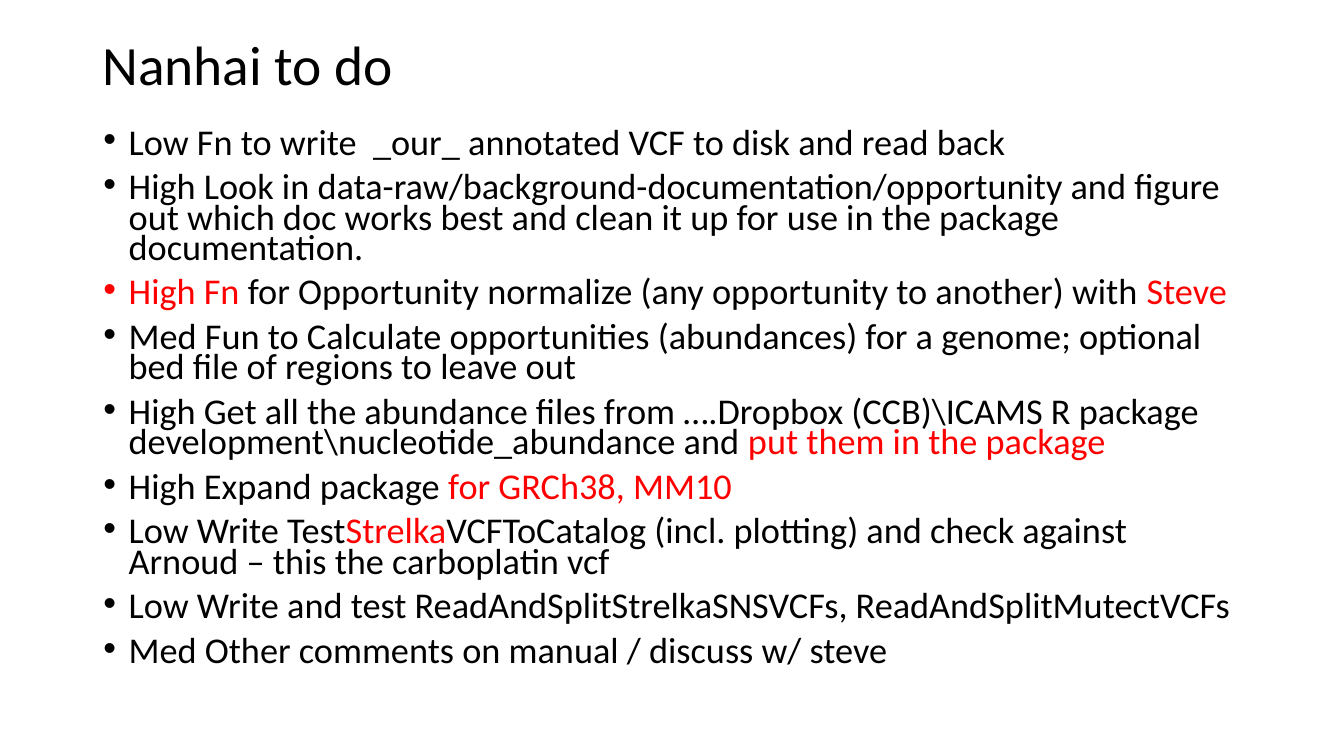
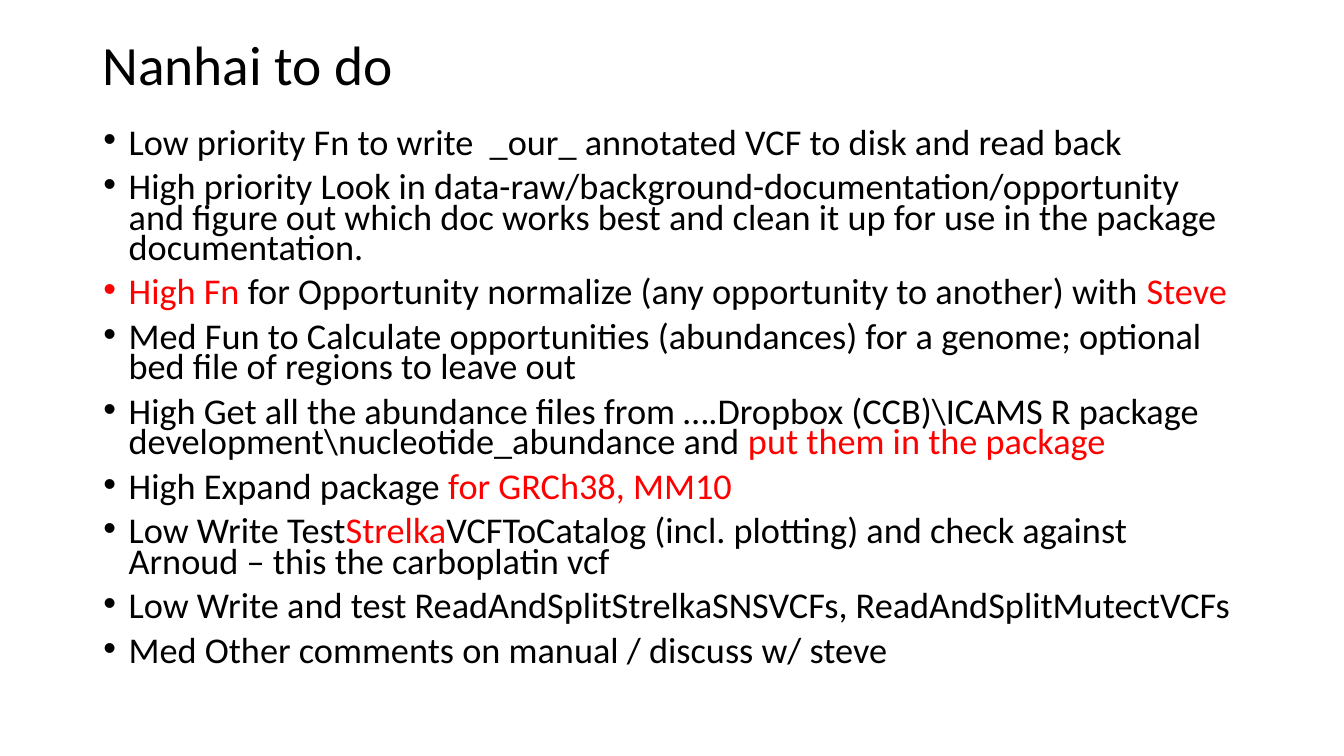
Before and after one commit to steverozen/ICAMS, a slide deck: slide 4 of data-raw/ICAMS-overview.pptx. Drawn at 1344x756 pixels with LibreOffice and Linux fonts; fonts in the diff are those of the drawing. Boxes give left, top, right and bottom in pixels: in the first picture for what was removed or moved away, otherwise in the second. Text is boxed around its words. In the diff, an @@ line names an element or a change of style, - is before the commit and + after.

```diff
--- a/data-raw/ICAMS-overview.pptx
+++ b/data-raw/ICAMS-overview.pptx
@@ text at [129, 129, 1216, 261]: text changed @@
-• Low Fn to write _our_ annotated VCF to disk and read back
-• High Look in data-raw/background-documentation/opportunity and figure out which doc works best and clean it up for use in the package documentation.
+• Low priority Fn to write _our_ annotated VCF to disk and read back
+• High priority Look in data-raw/background-documentation/opportunity and figure out which doc works best and clean it up for use in the package documentation.
```
Also in this commit, not shown: 3 other slides changed, 7 other files.
